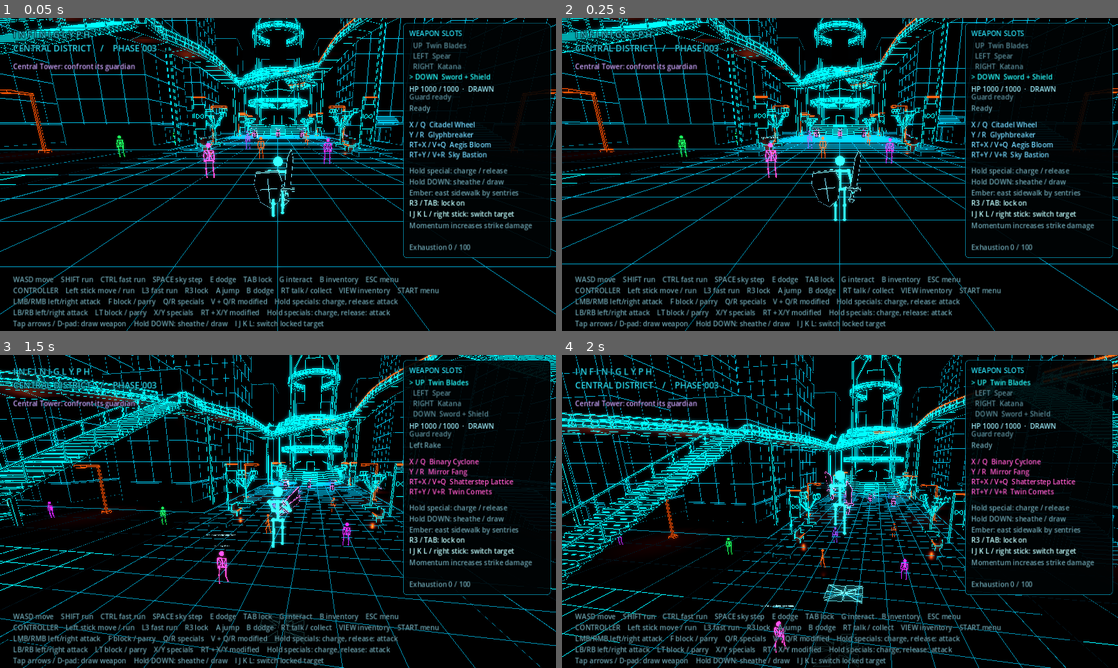
Above: before the commit, frames 1-4 (two rows, left to right).
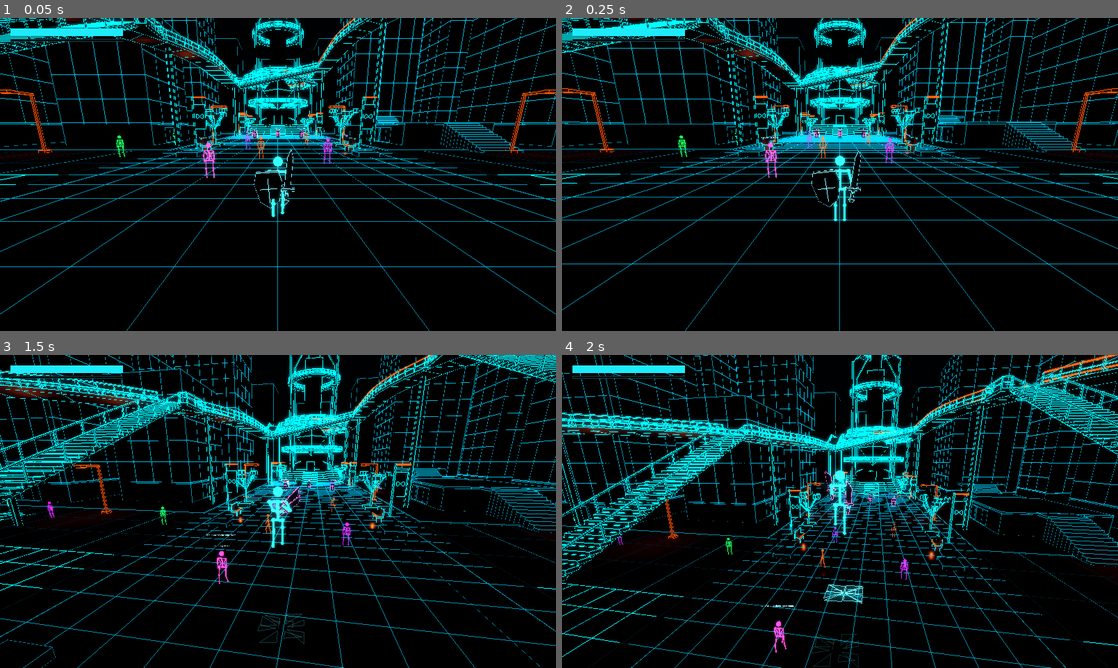
Above: after the commit, the same moments.

Repository: Infiniglyph/infiniglyph
Game: Godot game, scene res://scenes/main.tscn
Two runs of this game, one before a commit and one after it. Both use one fixed random seed, a clock stepped at 60 frames per second and the inputs below.
Inputs (mouse positions are in pixels of both pictures, inside the frame that each line leads up to):
- Up to frame 1 (0.05 s): no input
- Up to frame 2 (0.25 s): no input
- Up to frame 3 (1.5 s): tap Enter at 0.5, 0.6 s; move the mouse to (305, 511) at 0.52 s; hold Up from 0.53 s (still down); click (305, 511) at 0.67 s; tap Space at 0.77, 1.07 s; move the mouse to (250, 511) at 1.27 s; tap Keypad Enter at 1.35 s; click (250, 511) at 1.42 s
- Up to frame 4 (2 s): keep holding Up; tap Space at 1.52, 1.82 s

The runs differ from the first frame. In frame 1, 9.7% of the frame differs, in the area x 1-100%, y 1-100%; in frame 2, 9.8%; in frame 3, 10%; in frame 4, 12%.

Commit message:
Replace debug overlays with compact health and exhaustion bars

Diff:
--- a/scripts/combat_hud.gd
+++ b/scripts/combat_hud.gd
@@ -1,94 +1,47 @@
 extends Control
-## Assigned weapons, actual move names, health and guard state.
-const Library = preload("res://scripts/weapon_library.gd")
-var intent: Node
+## The permanent gameplay HUD: health, with accumulated strain underneath.
 var weapons: Node
-var slots: Dictionary = {}
-var guard: Label
-var action: Label
-var health: Label
-var lock_status: Label
-var impact: Label
-var exhaustion: Label
-var special_labels: Array[Label] = []
-
-func label_at(text_value: String, at: Vector2) -> Label:
-	var result := Label.new()
-	result.text = text_value
-	result.position = at
-	result.mouse_filter = Control.MOUSE_FILTER_IGNORE
-	add_child(result)
-	return result
+var health_bar: ProgressBar
+var exhaustion_bar: ProgressBar
 
 func _ready() -> void:
 	name = "CombatHUD"
 	mouse_filter = Control.MOUSE_FILTER_IGNORE
-	set_anchors_and_offsets_preset(Control.PRESET_TOP_RIGHT)
-	offset_left = -338
-	offset_right = -26
-	offset_top = 24
-	offset_bottom = 520
-	# Opaque enough for text to stay readable against the denser city wirework.
-	var backing := Panel.new()
-	backing.position = Vector2(-14,-12)
-	backing.size = Vector2(340,540)
-	backing.mouse_filter = Control.MOUSE_FILTER_IGNORE
-	var frame := StyleBoxFlat.new()
-	frame.bg_color = Color(0.002,0.012,0.018,0.91)
-	frame.border_color = Color(0.04,0.78,0.94,0.75)
-	frame.set_border_width_all(1)
-	frame.set_corner_radius_all(8)
-	backing.add_theme_stylebox_override("panel",frame)
-	add_child(backing)
-	label_at("WEAPON SLOTS",Vector2.ZERO).modulate = Color(0.16,0.85,0.93)
-	var row := 0
-	for slot: StringName in [&"up",&"left",&"right",&"down"]:
-		slots[slot] = label_at("",Vector2(0,28+row*24))
-		row += 1
-	health = label_at("",Vector2(0,128))
-	guard = label_at("",Vector2(0,146))
-	action = label_at("",Vector2(0,172))
-	for i in range(4): special_labels.append(label_at("",Vector2(0,210+i*23)))
-	label_at("Hold special: charge / release\nHold DOWN: sheathe / draw\nEmber: east sidewalk by sentries",Vector2(0,316)).modulate = Color(0.42,0.64,0.69)
-	lock_status = label_at("",Vector2(0,390))
-	impact = label_at("",Vector2(0,442))
-	exhaustion = label_at("",Vector2(0,492))
-	intent.changed.connect(refresh)
+	set_anchors_and_offsets_preset(Control.PRESET_TOP_LEFT)
+	position = Vector2(24,24)
+	size = Vector2(260,30)
+	health_bar = _bar("HPBar",0,18,Color(0.12,0.92,0.98))
+	exhaustion_bar = _bar("ExhaustionBar",24,6,Color(1,0.40,0.10))
 	weapons.changed.connect(refresh)
 	refresh()
 
+func _bar(label: String, top: float, height: float, color: Color) -> ProgressBar:
+	var bar := ProgressBar.new()
+	bar.name = label
+	bar.mouse_filter = Control.MOUSE_FILTER_IGNORE
+	bar.show_percentage = false
+	bar.step = 0
+	add_child(bar)
+	bar.set_anchors_and_offsets_preset(Control.PRESET_TOP_WIDE)
+	bar.offset_top = top
+	bar.offset_bottom = top+height
+	var background := StyleBoxFlat.new()
+	background.bg_color = Color(0.004,0.018,0.024,0.96)
+	background.border_color = Color(0.10,0.25,0.28)
+	background.set_border_width_all(1)
+	var fill := StyleBoxFlat.new()
+	fill.bg_color = color
+	bar.add_theme_stylebox_override("background",background)
+	bar.add_theme_stylebox_override("fill",fill)
+	return bar
+
 func refresh() -> void:
-	for slot: StringName in slots:
-		slots[slot].text = ("> " if slot == intent.selected_slot else "  ")+String(slot).to_upper()+"  "+weapons.loadout(slot).short
-		slots[slot].modulate = Color(0.15,1,1) if slot == intent.selected_slot else Color(0.35,0.55,0.6)
-	health.text = "HP %d / %d  ·  %s" % [ceili(weapons.health),ceili(weapons.max_health),"SHEATHED" if intent.sheathed else "DRAWN"]
-	health.modulate = Color(0.6,0.9,0.95)
-	guard.text = ("BLOCK HELD  ·  %d%% front guard" % int(weapons.guard_strength()*100)) if intent.blocking else "Guard ready"
-	guard.modulate = Color(0.15,1,1) if intent.blocking else Color(0.35,0.55,0.6)
-	if weapons.parry_feedback>0:
-		guard.text = "PARRY!"
-		guard.modulate = Color(1,0.82,0.18)
-	elif intent.blocking and weapons.parry_remaining>0:
-		guard.text = "PARRY READY"
-	action.text = weapons.status+("  %.1fs" % weapons.stagger_remaining if weapons.is_staggered() else "")
-	action.modulate = Color(1,0.82,0.18) if weapons.is_staggered() else Color(0.42,0.64,0.69)
-	exhaustion.text = "Exhaustion %d / %d" % [ceili(weapons.psi_meter),ceili(weapons.rules.max_psi)]
-	exhaustion.modulate = Color(1,0.4,0.45) if weapons.psi_meter>weapons.rules.max_psi*0.7 else Color(0.42,0.64,0.69)
-	var lock_on: Node3D = weapons.actor.target_lock
-	lock_status.modulate = Color(0.75,1,1)
-	if lock_on.is_locked():
-		var target: Node3D = lock_on.opponent
-		var hp = target.get("health")
-		lock_status.text = "LOCK: "+("COUNTER SENTRY" if target.get("counterattacks") == true else "OPPONENT")
-		if target.has_method("combat_name"): lock_status.text = "LOCK: "+target.combat_name()
-		if hp != null: lock_status.text += "\nTarget HP: %d" % ceili(float(hp))
-		if target.get("weapon_combat") != null and target.weapon_combat.is_staggered():
-			lock_status.text += "  OPEN %.1fs" % target.weapon_combat.stagger_remaining
-	else: lock_status.text = "R3 / TAB: lock on\nI J K L / right stick: switch target"
-	impact.text = "Hit %.1f  |  x%.2f\nImpact speed: %.1f m/s" % [weapons.last_hit_amount,weapons.last_strike_multiplier,weapons.last_strike_speed] if weapons.impact_feedback>0 else "Momentum increases strike damage"
-	impact.modulate = Color(0.75,1,1) if weapons.impact_feedback>0 else Color(0.42,0.64,0.69)
-	var bindings := ["X / Q","Y / R","RT+X / V+Q","RT+Y / V+R"]
-	var actions := [&"special_x",&"special_y",&"special_rt_x",&"special_rt_y"]
-	for i in range(4):
-		special_labels[i].text = bindings[i]+"  "+weapons.move_for(intent.selected_slot,actions[i]).get("name","--")
-		special_labels[i].modulate = weapons.loadout(intent.selected_slot).color
+	health_bar.max_value = maxf(1,weapons.max_health)
+	health_bar.value = weapons.health
+	exhaustion_bar.max_value = maxf(1,weapons.rules.max_psi)
+	exhaustion_bar.value = weapons.psi_meter
+
+func _process(_delta: float) -> void:
+	# Recovery is continuous between combat notifications. Read the existing
+	# resource directly; exhaustion fills with strain rather than draining stamina.
+	exhaustion_bar.value = weapons.psi_meter
--- a/scripts/inventory_session.gd
+++ b/scripts/inventory_session.gd
@@ -22,7 +22,7 @@
 var _exiting := false
 var hint: Label
 var notice: Label
-var loss_hint: Label
+var _loss_count := 0
 var resident_dialogue: Label
 var _resident_speaker: WeakRef
 var _resident_time := 0.0
@@ -55,12 +55,11 @@
 	var layer := CanvasLayer.new()
 	layer.layer = 18
 	add_child(layer)
-	hint = _label(layer,Vector2(-350,-216),Color(0.65,1,1))
-	notice = _label(layer,Vector2(-350,-246),Color(1,0.6,0.25))
-	loss_hint = _label(layer,Vector2(-350,-276),Color(1,0.6,0.25))
+	hint = _label(layer,Vector2(-350,-40),Color(0.65,1,1))
+	notice = _label(layer,Vector2(-350,-72),Color(1,0.6,0.25))
 	resident_dialogue = Label.new()
 	resident_dialogue.set_anchors_and_offsets_preset(Control.PRESET_BOTTOM_LEFT)
-	resident_dialogue.position = Vector2(30,-316)
+	resident_dialogue.position = Vector2(30,-172)
 	resident_dialogue.size = Vector2(820,88)
 	resident_dialogue.autowrap_mode = TextServer.AUTOWRAP_WORD_SMART
 	resident_dialogue.mouse_filter = Control.MOUSE_FILTER_IGNORE
@@ -190,17 +189,9 @@
 
 func _refresh_losses() -> void:
 	var entries: Array = loot.markers.for_owner(actor.inventory.owner_id)
-	loss_hint.text = ""
-	if entries.is_empty(): return
-	var nearest: Dictionary = entries[0]
-	var distance := INF
-	for entry: Dictionary in entries:
-		var next: float = actor.global_position.distance_to(entry.world_position)
-		if next<distance:
-			nearest = entry
-			distance = next
-	var point: Vector3 = nearest.world_position
-	loss_hint.text = "LOST GEAR  %.0f m  |  map marker (%d, %d, %d)  |  %d unclaimed" % [distance,point.x,point.y,point.z,entries.size()]
+	if entries.size()>_loss_count:
+		show_notice("Lost gear remains where you fell. %d unclaimed." % entries.size(),6)
+	_loss_count = entries.size()
 
 func _dirty() -> void:
 	if _exiting or not is_inside_tree() or _loading or not persistence_enabled or networked() or _save_queued: return
--- a/scripts/sparring_duel.gd
+++ b/scripts/sparring_duel.gd
@@ -64,7 +64,7 @@
 	panel.hide()
 	hint = Label.new()
 	hint.set_anchors_and_offsets_preset(Control.PRESET_CENTER_BOTTOM)
-	hint.position = Vector2(-300,-190)
+	hint.position = Vector2(-300,-40)
 	hint.custom_minimum_size.x = 600
 	hint.horizontal_alignment = HORIZONTAL_ALIGNMENT_CENTER
 	hint.add_theme_font_size_override("font_size",20)
--- a/scripts/territorial_encounter.gd
+++ b/scripts/territorial_encounter.gd
@@ -24,7 +24,6 @@
 var result_text := ""
 var result_time := 0.0
 var challenge_point := Vector3(5,0.045,-40)
-var objective: Label
 var dialogue: Label
 var bar_root: Control
 var health_bar: ProgressBar
@@ -173,7 +172,6 @@
 	return label
 
 func _build_hud() -> void:
-	objective = _label(Vector2(30,100),16)
 	dialogue = _label(Vector2(285,115),20)
 	dialogue.custom_minimum_size.x = 620
 	dialogue.size.x = 620
@@ -182,7 +180,7 @@
 	bar_root = Control.new()
 	bar_root.mouse_filter = Control.MOUSE_FILTER_IGNORE
 	bar_root.set_anchors_and_offsets_preset(Control.PRESET_CENTER_BOTTOM)
-	bar_root.position = Vector2(-260,-210)
+	bar_root.position = Vector2(-260,-70)
 	add_child(bar_root)
 	boss_name = Label.new()
 	boss_name.text = "GREEFER  /  GRIFFIN OF CENTRAL TOWER"
@@ -327,9 +325,4 @@
 		strain_bar.value = boss.weapon_combat.psi_meter
 		boss_name.text = "GREEFER  /  GRIFFIN OF CENTRAL TOWER"+("  OPEN" if boss.weapon_combat.is_staggered() else "")
 	dialogue.text = result_text if result_time>0 else ""
-	objective.text = "Central Tower: confront its guardian" if not progress.intro_completed and not active else ("G / RT: challenge Greefer again" if can_challenge() else "")
-	if not active and is_intro and progress.intro_completed and result_time>0:
-		objective.text = "First confrontation complete - explore Central District"
 	_beacon.visible = progress.intro_completed
-	if progress.intro_completed and not active and not can_challenge():
-		objective.text = "Greefer rematch: violet sigil at Central Tower  /  %.0f m" % player.global_position.distance_to(challenge_point)
--- a/scripts/world.gd
+++ b/scripts/world.gd
@@ -98,25 +98,8 @@
 	var hud := CanvasLayer.new()
 	add_child(hud)
 	var combat_hud := CombatHUD.new()
-	combat_hud.intent = player.combat
 	combat_hud.weapons = player.weapon_combat
 	hud.add_child(combat_hud)
-	var title := Label.new()
-	title.position = Vector2(30,24)
-	title.text = "I N F I N I G L Y P H\nCENTRAL DISTRICT    /    PHASE 003"
-	title.add_theme_color_override("font_color",Color(0.16,0.85,0.93))
-	title.add_theme_font_size_override("font_size",20)
-	title.add_theme_constant_override("outline_size",5)
-	title.add_theme_color_override("font_outline_color",Color.BLACK)
-	hud.add_child(title)
-	var help := Label.new()
-	help.set_anchors_and_offsets_preset(Control.PRESET_BOTTOM_LEFT)
-	help.position = Vector2(30,-130)
-	help.text = "WASD move    SHIFT run    CTRL fast run    SPACE sky step    E dodge    TAB lock    G interact    B inventory    ESC menu\nCONTROLLER    Left stick move / run    L3 fast run    R3 lock    A jump    B dodge    RT talk / collect    VIEW inventory    START menu\nLMB/RMB left/right attack    F block / parry    Q/R specials    V + Q/R modified    Hold specials: charge, release: attack\nLB/RB left/right attack    LT block / parry    X/Y specials    RT + X/Y modified    Hold specials: charge, release: attack\nTap arrows / D-pad: draw weapon    Hold DOWN: sheathe / draw    I J K L: switch locked target"
-	help.add_theme_color_override("font_color",Color(0.42,0.64,0.69))
-	help.add_theme_constant_override("outline_size",3)
-	help.add_theme_color_override("font_outline_color",Color.BLACK)
-	hud.add_child(help)
 	start_menu = StartMenu.new()
 	start_menu.actor = player
 	start_menu.session = inventory_session
--- a/tests/capture_weapons.gd
+++ b/tests/capture_weapons.gd
@@ -24,9 +24,9 @@
 	await process_frame
 	await RenderingServer.frame_post_draw
 	var hud: Control = world.find_child("CombatHUD",true,false)
-	for item: Label in hud.special_labels:
+	for item: Control in [hud.health_bar,hud.exhaustion_bar]:
 		if not root.get_visible_rect().encloses(item.get_global_rect()):
-			push_error("Special label leaves viewport: "+item.text)
+			push_error("Player bar leaves viewport: "+item.name)
 			failures += 1
 	root.get_texture().get_image().save_png("res://captures/weapon_"+label+".png")
 	captures += 1
--- a/tests/combat_input.gd
+++ b/tests/combat_input.gd
@@ -81,7 +81,7 @@
 	combat.block_changed.connect(func(held: bool): blocks.append(held))
 	for i in range(20): await tick()
 	var hud: Control = world.find_child("CombatHUD",true,false)
-	check(root.get_visible_rect().encloses(hud.get_global_rect()),"Weapon-slot HUD stays inside the viewport")
+	check(root.get_visible_rect().encloses(hud.get_global_rect()),"Compact player HUD stays inside the viewport")
 	reset()
 	tap(JOY_BUTTON_RIGHT_SHOULDER)
 	tap(JOY_BUTTON_LEFT_SHOULDER)
--- a/tests/defense_draw.gd
+++ b/tests/defense_draw.gd
@@ -298,7 +298,7 @@
 	await seconds(0.15)
 	check(w.health==w.max_health and w.last_parried and w.parry_feedback>0,"A correctly timed LT/F block parries the actual counter sentry")
 	var hud: Control = world.find_child("CombatHUD",true,false)
-	check(hud.guard.text=="PARRY!","A successful parry has persistent HUD feedback")
+	check(hud.health_bar.value == w.max_health and hud.exhaustion_bar.value == w.psi_meter,"Parry preserves HP and the compact HUD reflects actual strain")
 	await shot("parry")
 	await seconds(0.3)
 	sentry._counter_time = 0.08
--- /dev/null
+++ b/tests/hud.gd
@@ -0,0 +1,78 @@
+extends SceneTree
+## Layout/render review against the real player combat state.
+var checks := 0
+var failures := 0
+
+func check(ok: bool, label: String) -> void:
+	checks += 1
+	if ok: print("PASS: ",label)
+	else:
+		failures += 1
+		push_error("FAIL: "+label)
+
+func frames(count: int) -> void:
+	for i in range(count):
+		await physics_frame
+		await process_frame
+
+func shot(label: String) -> void:
+	if not "--capture" in OS.get_cmdline_user_args(): return
+	await RenderingServer.frame_post_draw
+	DirAccess.make_dir_recursive_absolute("res://captures")
+	root.get_texture().get_image().save_png("res://captures/hud_"+label+".png")
+	print("CAPTURE: ",label)
+
+func _initialize() -> void: call_deferred("run")
+
+func run() -> void:
+	var world: Node3D = load("res://scenes/main.tscn").instantiate()
+	world.inventory_persistence_enabled = false
+	root.add_child(world)
+	Input.mouse_mode = Input.MOUSE_MODE_VISIBLE
+	var actor: CharacterBody3D = world.player
+	actor.visual.retrieval.enabled = false
+	await frames(4)
+	var hud: Control = world.find_child("CombatHUD",true,false)
+	check(hud.get_child_count() == 2 and hud.health_bar is ProgressBar and hud.exhaustion_bar is ProgressBar,"Permanent player HUD contains only two bars")
+	check(hud.health_bar.value == 1000 and hud.exhaustion_bar.value == 0,"Fresh player shows full HP and empty accumulated exhaustion")
+	var old_text := false
+	for label: Label in world.find_children("*","Label",true,false):
+		if label.text.contains("WEAPON SLOTS") or label.text.contains("WASD move") or label.text.contains("PHASE 003") or label.text.contains("Momentum increases"): old_text = true
+	check(not old_text,"Title, debug panel and control sheet are absent from the live scene")
+	for resolution: Vector2i in [Vector2i(800,600),Vector2i(1280,720),Vector2i(1920,1080)]:
+		root.size = resolution
+		await frames(3)
+		var hp: Rect2 = hud.health_bar.get_global_rect()
+		var strain: Rect2 = hud.exhaustion_bar.get_global_rect()
+		check(root.get_visible_rect().encloses(hp) and root.get_visible_rect().encloses(strain),"Both bars fit viewport "+str(resolution))
+		check(hp.position.x == 24 and hp.position.y == 24 and strain.position.y>hp.end.y and strain.size.y<hp.size.y,"HP remains top left with thinner exhaustion directly below at "+str(resolution))
+		await shot(str(resolution.x)+"_full")
+	root.size = Vector2i(1280,720)
+	actor.set_physics_process(false)
+	actor.weapon_combat.health = 542
+	actor.weapon_combat.psi_meter = 48
+	actor.weapon_combat._psi_delay = 10
+	actor.weapon_combat.changed.emit()
+	await frames(3)
+	check(hud.health_bar.value == 542 and hud.exhaustion_bar.value == 48,"Partial bars reflect actual damage and accumulated strain")
+	await shot("partial")
+	actor.weapon_combat._psi_delay = 0
+	await frames(30)
+	# process_frame resumes before Control._process; permit one 60 Hz recovery
+	# step when observing between callbacks rather than after drawing.
+	check(hud.exhaustion_bar.value<48 and absf(hud.exhaustion_bar.value-actor.weapon_combat.psi_meter)<0.3,"Existing exhaustion recovery empties the display continuously")
+	actor.respawn()
+	await frames(2)
+	check(hud.health_bar.value == 1000 and hud.exhaustion_bar.value == 0,"Respawn restores both displayed combat resources")
+	world.start_menu.open_menu()
+	await frames(2)
+	check(world.start_menu.is_open and not paused,"System menu still overlays a live world")
+	world.start_menu.close_menu()
+	world.inventory_session.ui.open_menu()
+	await frames(2)
+	check(world.inventory_session.ui.is_open and not paused,"Inventory still overlays a live world")
+	world.inventory_session.ui.close_menu()
+	world.queue_free()
+	await process_frame
+	print("HUD verification: ",checks," checks, ",failures," failures")
+	quit(1 if failures else 0)
--- a/tests/lock_momentum.gd
+++ b/tests/lock_momentum.gd
@@ -195,6 +195,9 @@
 	for other in [left,right,upper,lower]: other.queue_free()
 	await frames(2)
 	# Test actual target-relative acceleration, signed travel and facing while moving.
+	# This requires open space. Random pedestrian crossings must not turn a
+	# deliberate body collision into a controller-speed/alignment failure.
+	p.set_collision_mask_value(3,false)
 	for mode in [0,1,2]:
 		for direction: Vector2 in [Vector2.UP,Vector2.DOWN,Vector2.LEFT,Vector2.RIGHT,Vector2(1,1).normalized(),Vector2(-1,-1).normalized()]:
 			await reset_player()
@@ -213,6 +216,7 @@
 			var expected_speed := 3.5 if mode == 0 else (7.5 if mode == 1 else 10.2)
 			check(worst_facing>0.999 and worst_alignment>0.97,"Facing held during strafe/backpedal/diagonal, mode %d %s" % [mode,str(direction)])
 			check(absf(Vector2(p.velocity.x,p.velocity.z).length()-expected_speed)<0.3 and p.rotation.is_zero_approx(),"Existing speed and unrotated capsule, mode %d %s" % [mode,str(direction)])
+	p.set_collision_mask_value(3,true)
 	await reset_player()
 	lock_on.select(center)
 	input.look = Vector2(1,1)
@@ -403,7 +407,7 @@
 	input.move = Vector2.ZERO
 	await seconds(0.7)
 	var hud: Control = world.find_child("CombatHUD",true,false)
-	check(root.get_visible_rect().encloses(hud.lock_status.get_global_rect()) and root.get_visible_rect().encloses(hud.impact.get_global_rect()),"Lock and impact HUD labels fit the viewport")
+	check(root.get_visible_rect().encloses(hud.health_bar.get_global_rect()) and root.get_visible_rect().encloses(hud.exhaustion_bar.get_global_rect()),"Player HP and exhaustion bars fit the viewport during locked combat")
 	world.queue_free()
 	input.queue_free()
 	await process_frame
--- a/tests/parry_stagger.gd
+++ b/tests/parry_stagger.gd
@@ -107,7 +107,7 @@
 	check(w.health == 1000,"Respawn restores the new base health")
 	var hud: Control = world.find_child("CombatHUD",true,false)
 	w.changed.emit()
-	check(hud.health.text.contains("1000 / 1000"),"HUD uses the actual maximum health")
+	check(hud.health_bar.value == 1000 and hud.health_bar.max_value == 1000,"HP bar uses the actual current and maximum health")
 	trigger(1)
 	await frames(2)
 	check(not duel.dialogue_open and controls.special_modified(),"RT away from Ember keeps its special modifier mapping")
Not shown, added: tests/hud.gd.uid
Not shown, changed: docs/RECOVERY.md
